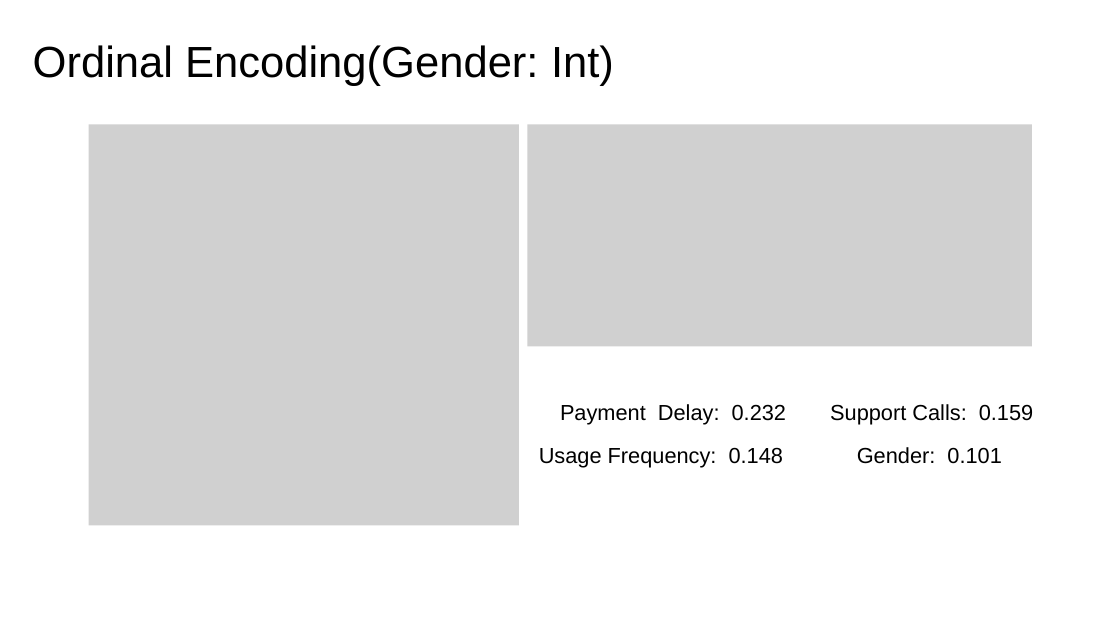
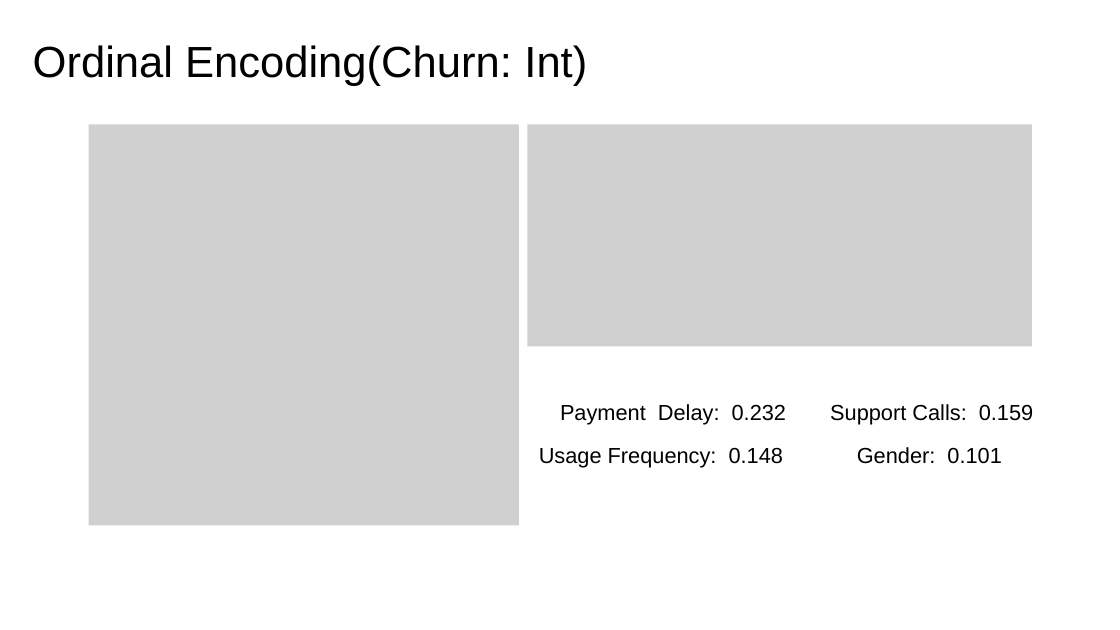
Before and after one commit to LeeMoofon0222/Vizuro_Intern, a slide deck: slide 9 of cc_process/Customer_Churn_ppt.pptx. Drawn at 1120x630 pixels with LibreOffice and Linux fonts; fonts in the diff are those of the drawing; grey boxes stand for pictures; background and template pictures are left out. Boxes give left, top, right and bottom in pixels: in the first picture for what was removed or moved away, otherwise in the second. Text is boxed around its words. In the diff, an @@ line names an element or a change of style, - is before the commit and + after.

```diff
--- a/cc_process/Customer_Churn_ppt.pptx
+++ b/cc_process/Customer_Churn_ppt.pptx
@@ text at <box>33,45,587,86</box>: text changed @@
-Ordinal Encoding(Gender: Int)
+Ordinal Encoding(Churn: Int)
```
Also in this commit, not shown: 6 other slides changed, 2 slides added, 22 other files.
